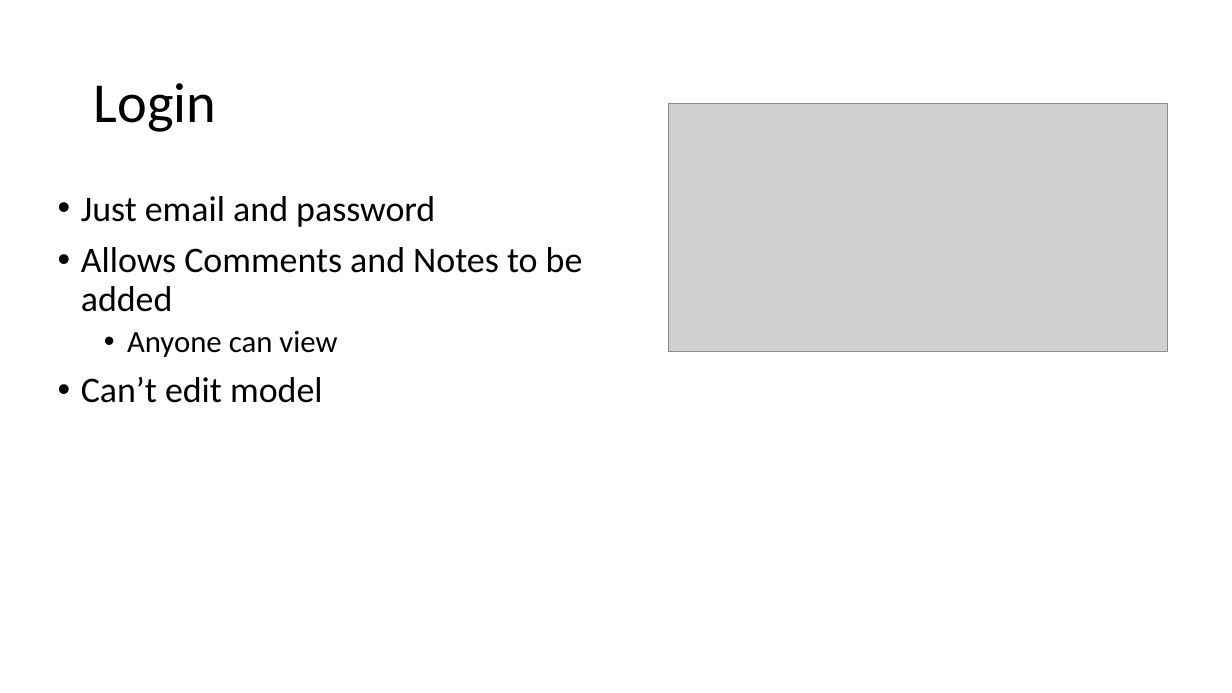
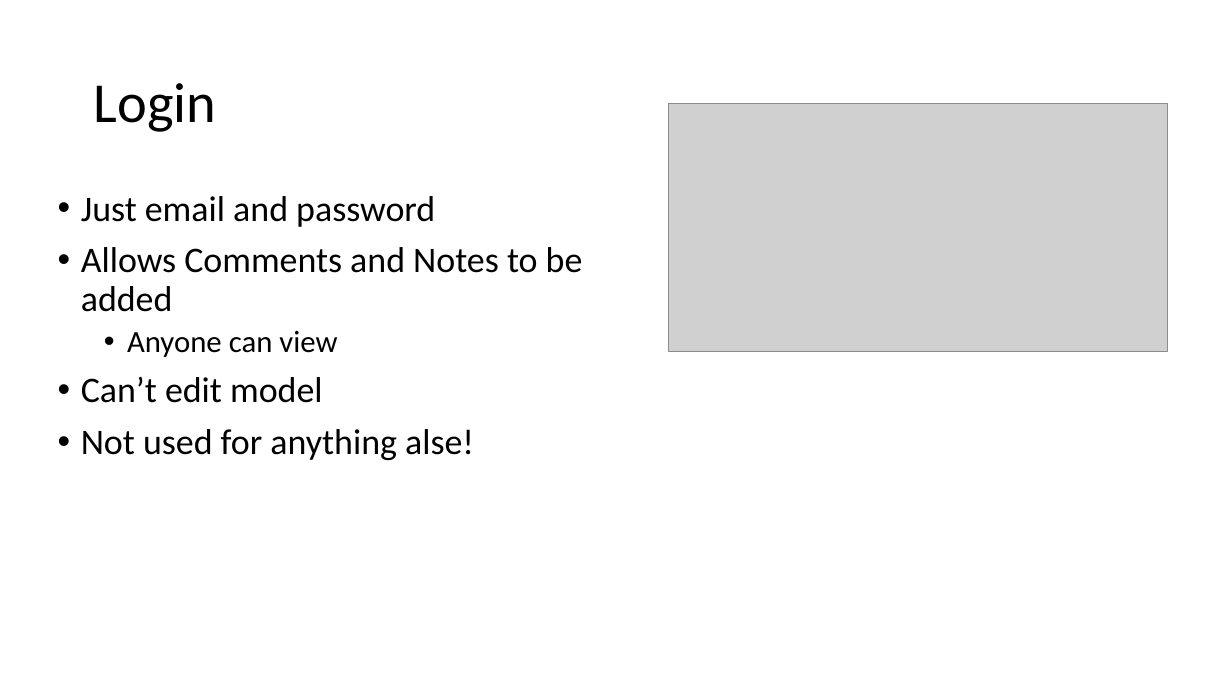
Before and after one commit to davidhay25/clinFHIR, a slide deck: slide 3 of artifacts/Comments on model.pptx. Drawn at 1232x693 pixels with LibreOffice and Linux fonts; fonts in the diff are those of the drawing; grey boxes stand for pictures. Boxes give left, top, right and bottom in pixels: in the first picture for what was removed or moved away, otherwise in the second. Text is boxed around its words. In the diff, an @@ line names an element or a change of style, - is before the commit and + after.

```diff
--- a/artifacts/Comments on model.pptx
+++ b/artifacts/Comments on model.pptx
@@ text at <box>81,429,474,460</box>: paragraph added @@
+• Not used for anything alse!
```
Also in this commit, not shown: 4 other slides changed, 2 slides added, 2 slides removed, 8 other files.
